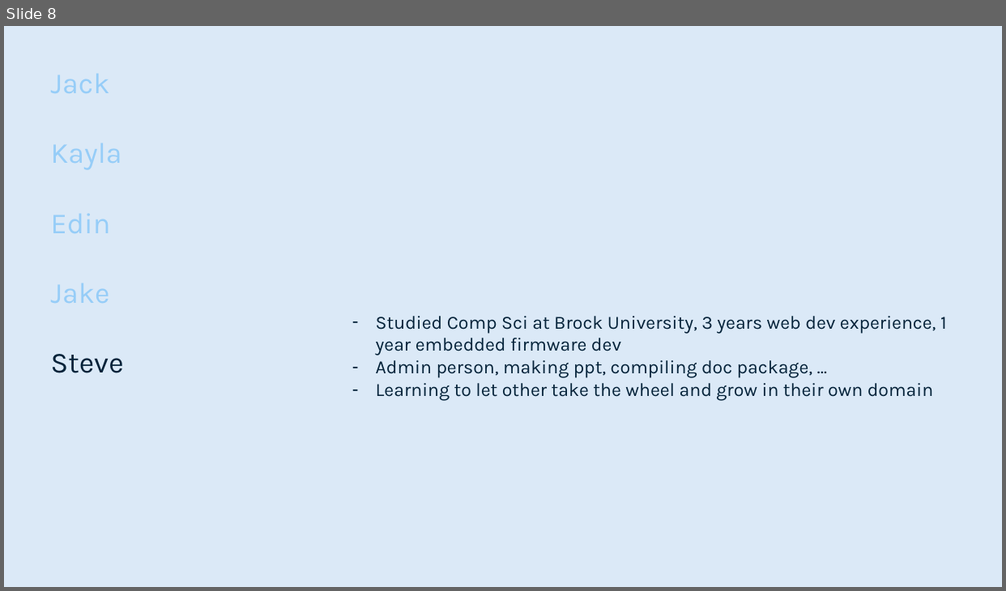
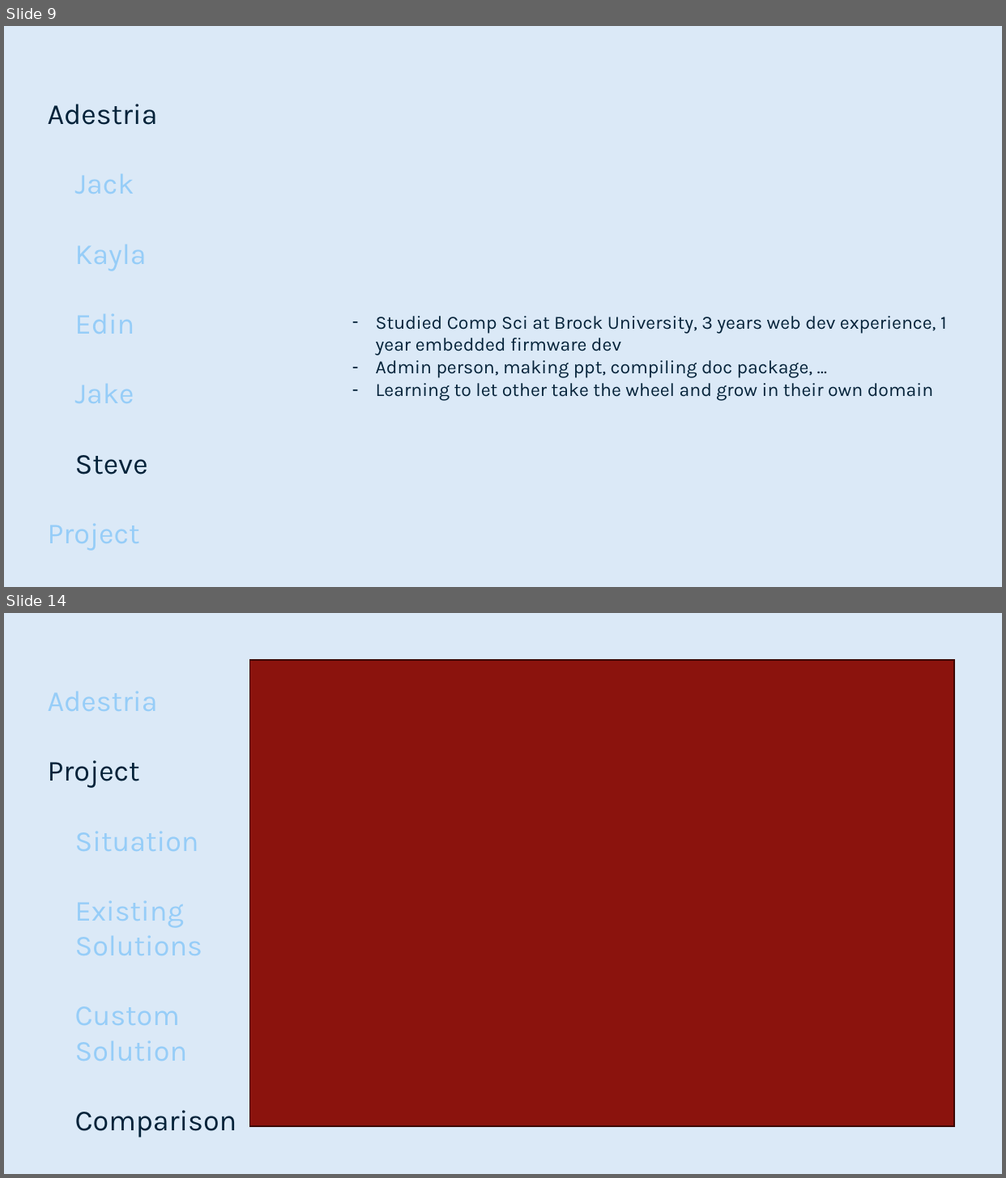
Before and after one commit to smutrux/prog1180, a slide deck: Deliverables/Presentation1.pptx. Shown one above the other, each under a label of ours: slide 8 before the commit, slides 9 and 14 after it; the slides between them are not shown. The pictures are 1006x591 and 1006x1178 pixels, drawn with LibreOffice and Linux fonts; fonts in the diff are those of the drawing. Boxes give left, top, right and bottom in pixels: in the first picture for what was removed or moved away, otherwise in the second. Text is boxed around its words. In the diff, an @@ line names an element or a change of style, - is before the commit and + after.

```diff
--- a/Deliverables/Presentation1.pptx
+++ b/Deliverables/Presentation1.pptx
@@ slide 14 added at [4, 613, 1002, 1174], background #DBE9F7 @@
@@ rectangle added at [249, 660, 954, 1127], fill #8B130D, outline #3D0806 1.5 pt @@
@@ text added at [48, 691, 237, 1138], 28 pt, text #96CDF8 @@
+Adestria
+Project
+Situation
+Existing
+Solutions
+Custom
+Solution
+Comparison
@@ what was slide 8 is now slide 9 @@
@@ slide 9 changed as well @@
@@ text "Adestria": place and size @@
-text "Adestria" at [51, 74, 124, 373]
+text "Adestria" at [48, 104, 158, 551]
@@ text at [48, 104, 158, 125]: paragraph added @@
+Adestria
@@ text at [48, 523, 140, 551]: paragraph added @@
+Project
```
Also in this commit, not shown: 6 other slides changed, 8 other slides added, 8 slides removed.
